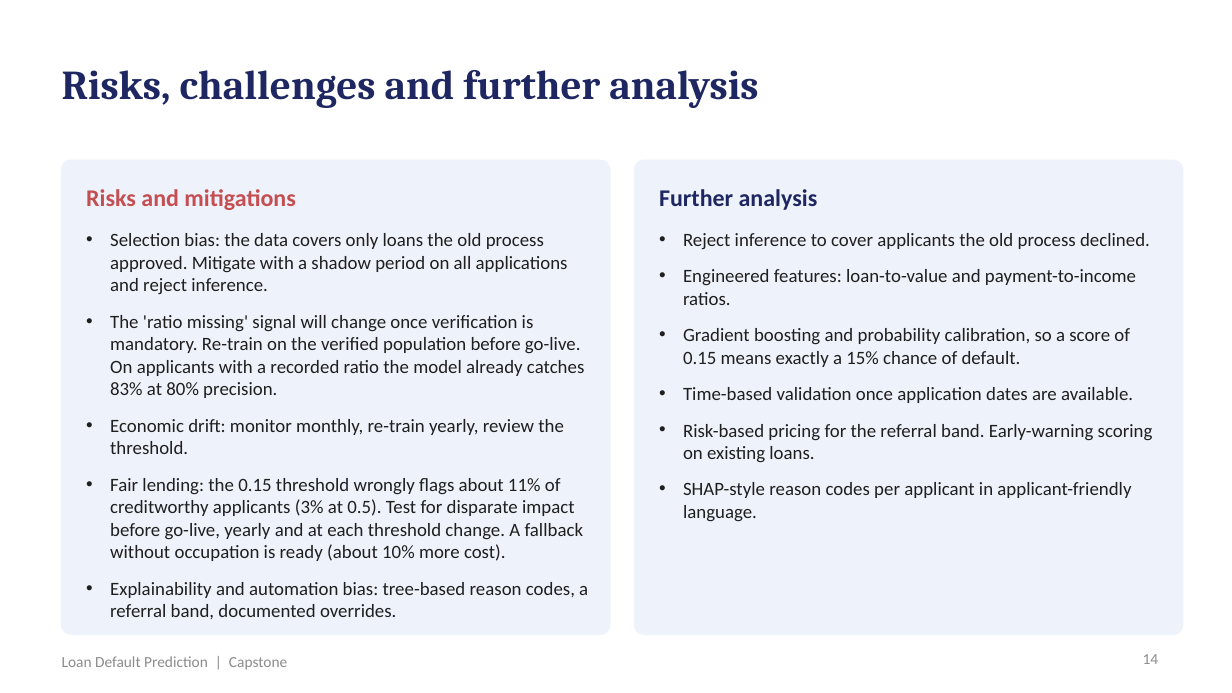
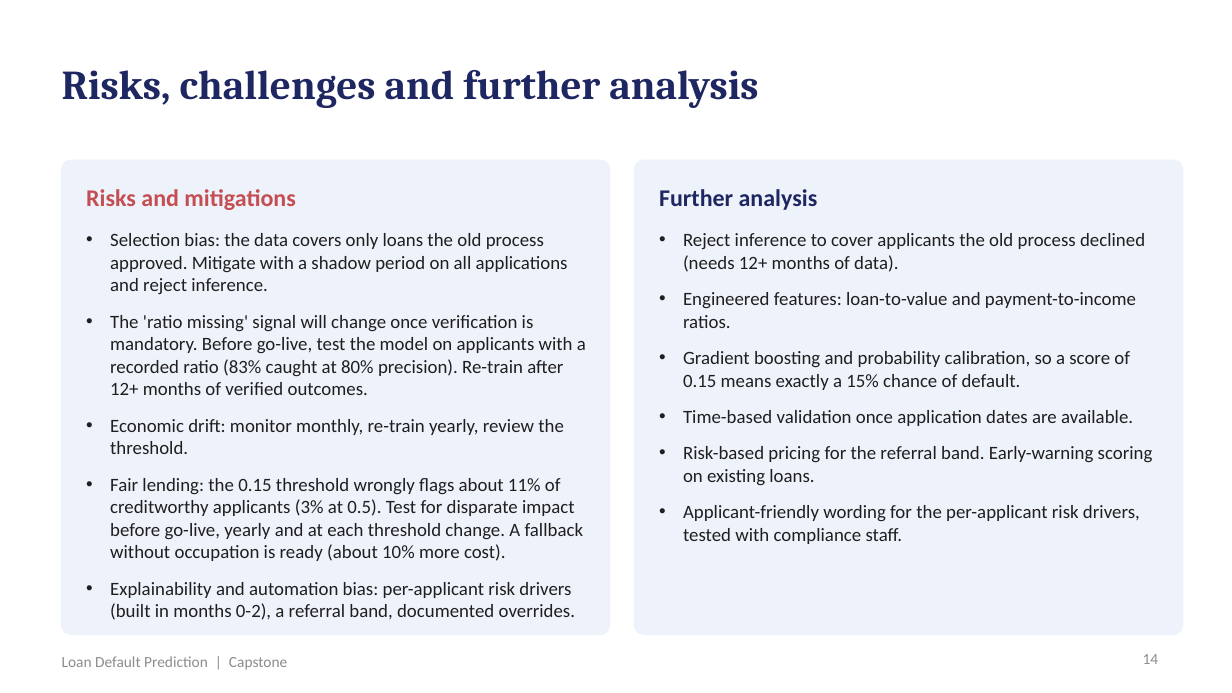
Before and after one commit to shubham1891/Personal-code, a slide deck: slide 14 of presentation/Loan_Default_Prediction_Presentation.pptx. Drawn at 1232x693 pixels with LibreOffice and Linux fonts; fonts in the diff are those of the drawing. Boxes give left, top, right and bottom in pixels: in the first picture for what was removed or moved away, otherwise in the second. Text is boxed around its words. In the diff, an @@ line names an element or a change of style, - is before the commit and + after.

```diff
--- a/presentation/Loan_Default_Prediction_Presentation.pptx
+++ b/presentation/Loan_Default_Prediction_Presentation.pptx
@@ text at (683, 233, 1145, 272): text changed @@
-• Reject inference to cover applicants the old process declined.
+• Reject inference to cover applicants the old process declined (needs 12+ months of data).
@@ text at (110, 315, 586, 395): text changed @@
-• The 'ratio missing' signal will change once verification is mandatory. Re-train on the verified population before go-live. On applicants with a recorded ratio the model already catches 83% at 80% precision.
+• The 'ratio missing' signal will change once verification is mandatory. Before go-live, test the model on applicants with a recorded ratio (83% caught at 80% precision). Re-train after 12+ months of verified outcomes.
@@ text at (683, 505, 1140, 544): text changed @@
-• SHAP-style reason codes per applicant in applicant-friendly language.
+• Applicant-friendly wording for the per-applicant risk drivers, tested with compliance staff.
@@ text at (110, 582, 575, 620): text changed @@
-• Explainability and automation bias: tree-based reason codes, a referral band, documented overrides.
+• Explainability and automation bias: per-applicant risk drivers (built in months 0-2), a referral band, documented overrides.
```
Also in this commit, not shown: 10 other slides changed, 20 other files.
